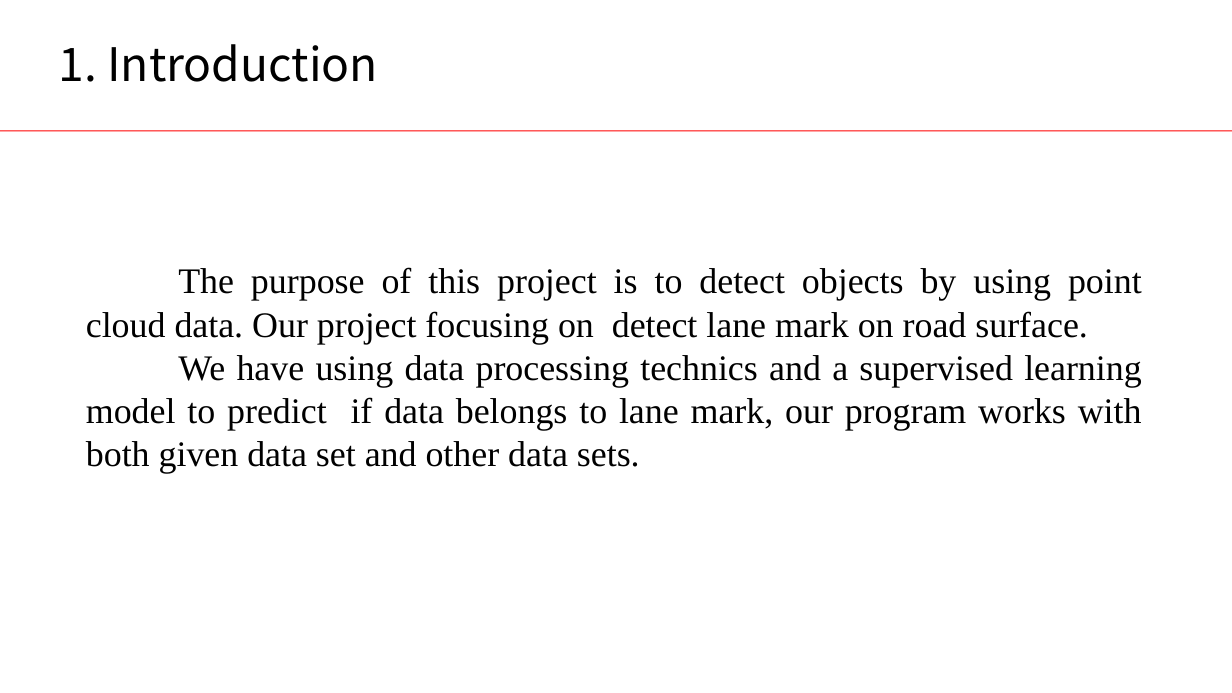
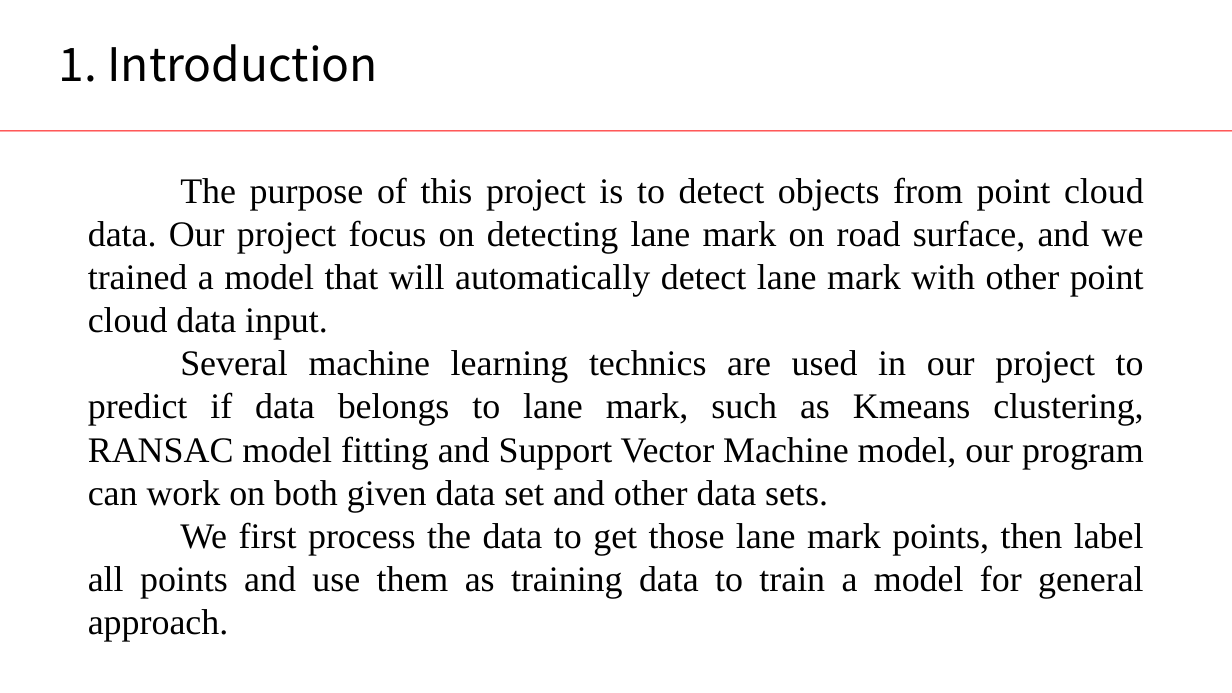
Before and after one commit to jingchengdeng/point_cloud_lane_marking, a slide deck: slide 2 of submission_version/ProjectPresentation.pptx. Drawn at 1232x693 pixels with LibreOffice and Linux fonts; fonts in the diff are those of the drawing; background and template pictures are left out. Boxes give left, top, right and bottom in pixels: in the first picture for what was removed or moved away, otherwise in the second. Text is boxed around its words. In the diff, an @@ line names an element or a change of style, - is before the commit and + after.

```diff
--- a/submission_version/ProjectPresentation.pptx
+++ b/submission_version/ProjectPresentation.pptx
@@ text at [88,177,1144,642]: text changed @@
-The purpose of this project is to detect objects by using point cloud data. Our project focusing on detect lane mark on road surface.
-We have using data processing technics and a supervised learning model to predict if data belongs to lane mark, our program works with both given data set and other data sets.
+The purpose of this project is to detect objects from point cloud data. Our project focus on detecting lane mark on road surface, and we trained a model that will automatically detect lane mark with other point cloud data input.
+Several machine learning technics are used in our project to predict if data belongs to lane mark, such as Kmeans clustering, RANSAC model fitting and Support Vector Machine model, our program can work on both given data set and other data sets.
+We first process the data to get those lane mark points, then label all points and use them as training data to train a model for general approach.
```
Also in this commit, not shown: 7 other slides changed, 3 slides added, 7 other files.
